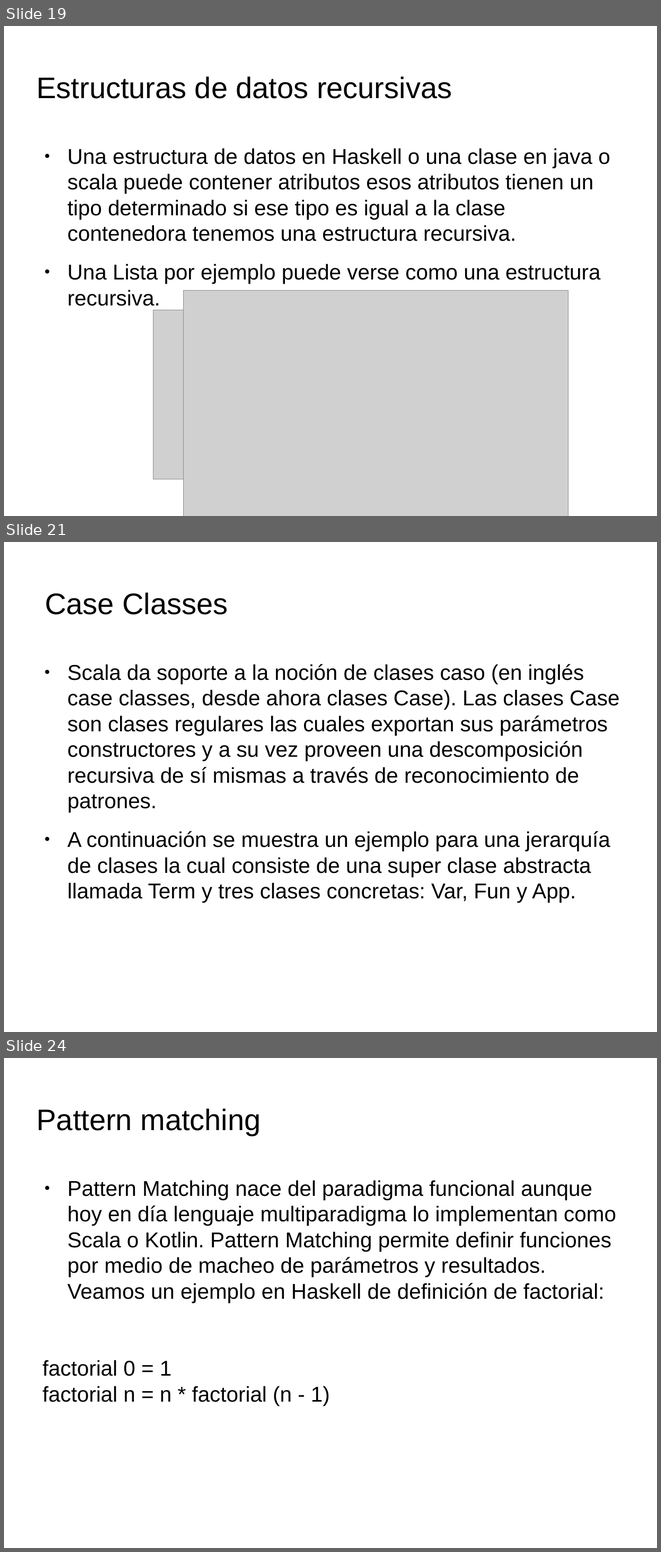
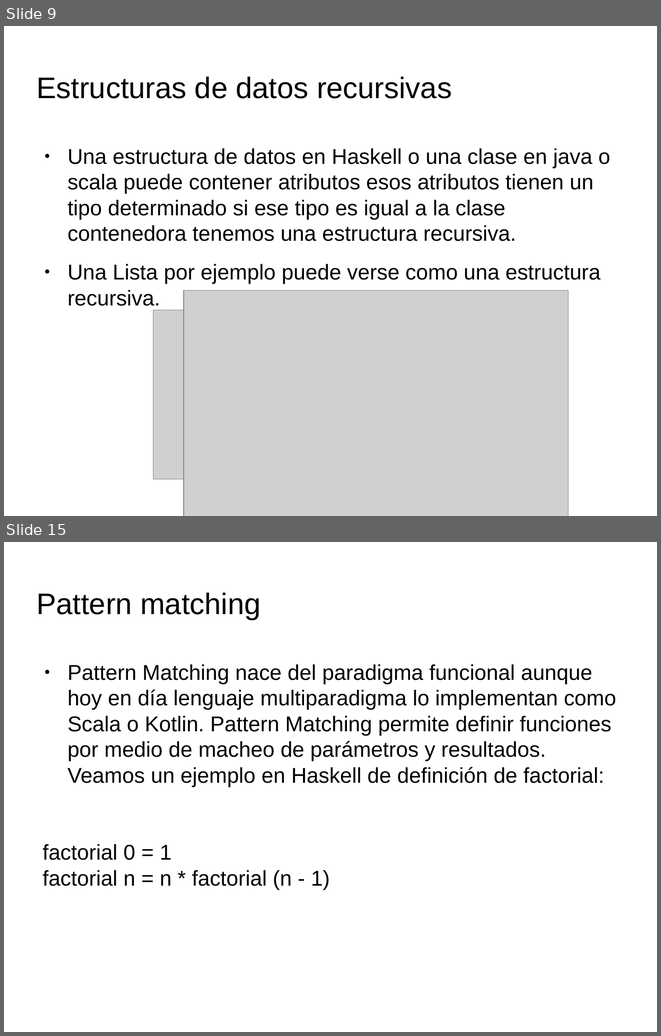
Before and after one commit to Agustin-Nicolas-Torres/paradigmaUAP2025, a slide deck: funcional/clase3.pptx. Shown one above the other, each under a label of ours: slides 19, 21 and 24 before the commit, slides 9 and 15 after it; the slides between them are not shown. The pictures are 661x1552 and 661x1036 pixels, drawn with LibreOffice and Linux fonts; fonts in the diff are those of the drawing; grey boxes stand for pictures; background and template pictures are left out. Boxes give left, top, right and bottom in pixels: in the first picture for what was removed or moved away, otherwise in the second. Text is boxed around its words. In the diff, an @@ line names an element or a change of style, - is before the commit and + after.

Commit message:
clase funcional 3

```diff
--- a/funcional/clase3.pptx
+++ b/funcional/clase3.pptx
@@ slide 21 removed at box(4, 542, 657, 1032), background picture (left out) @@
@@ text removed at box(45, 592, 228, 615) @@
-Case Classes
@@ text removed at box(68, 664, 619, 902) @@
-● Scala da soporte a la noción de clases caso (en inglés case classes, desde ahora clases Case). Las clases Case son clases regulares las cuales exportan sus parámetros constructores y a su vez proveen una descomposición recursiva de sí mismas a través de reconocimiento de patrones.
-● A continuación se muestra un ejemplo para una jerarquía de clases la cual consiste de una super clase abstracta llamada Term y tres clases concretas: Var, Fun y App.
@@ what was slide 19 is now slide 9 @@
@@ what was slide 24 is now slide 15 @@
```
Also in this commit, not shown: 2 slides changed, 8 slides added, 20 other slides removed, 1 other file.
